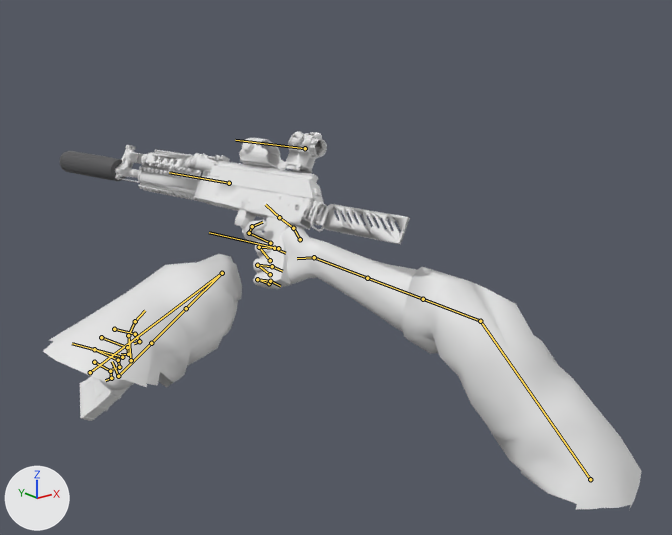
The glTF model client/public/models/viewmodel_rifle.glb as it was, and as the next commit left it.
Both versions are drawn from a 50 mm camera at (-0.894, -1.179, 0.387) aimed at (0.004, -0.056, -0.062). Lighting does not change. The marker at lower left points along +X, +Y and +Z. The older version comes first. Both versions are drawn at frame 14 of the action 'rifle_reload'; the numbers are the values there. The bones that change, and the others that lie on the model, are drawn over the model as lines.

In view in the first picture: 'vm_rifle'.
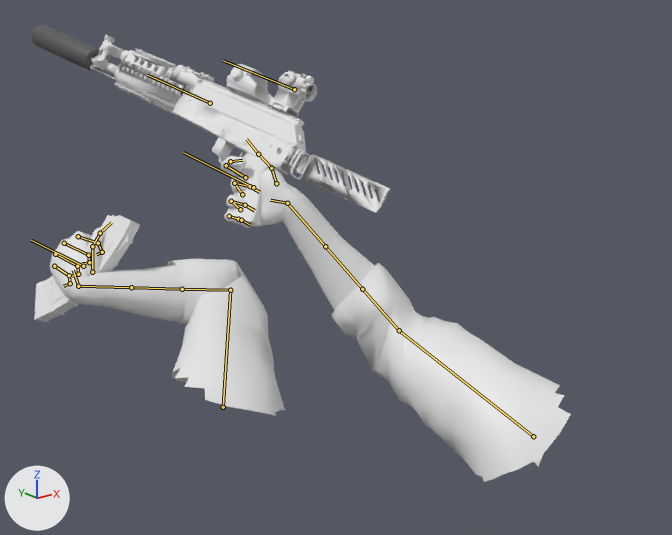
The edits, one by one:
Bone 'UpperArm.L' (bone_upperarm_l) moves from (1.401, 0.95, 0.019) to (1.291, 1.182, -0.001).
Bone 'UpperArm.L' (bone_upperarm_l) turns from (-13, 9, 70) to (-60, 31, 52) degrees about its own x, y and z.
Bone 'LowerArm.L' (bone_lowerarm_l) turns from (-100, -57, -56) to (-55, 62, 100) degrees about its own x, y and z.
Bone 'ForeTwist1.L' (bone_foretwist1_l) turns from (0, 69, 0) to (0, -12, 0) degrees about its own x, y and z.
Bone 'ForeTwist2.L' (bone_foretwist2_l) turns from (0, 129, 0) to (0, -22, 0) degrees about its own x, y and z.
Bone 'Wrist.L' (bone_wrist_l) turns from (-122, -13, -118) to (51, -32, -108) degrees about its own x, y and z.
Bone 'UpperArm.R' (bone_upperarm_r) moves from (-1.276, 1.246, 0.471) to (-1.203, 1.227, 0.403).
Bone 'UpperArm.R' (bone_upperarm_r) turns from (-59, -48, -76) to (-98, -20, -18) degrees about its own x, y and z.
Bone 'LowerArm.R' (bone_lowerarm_r) turns from (-47, 13, -5) to (13, 21, -48) degrees about its own x, y and z.
Bone 'Wrist.R' (bone_wrist_r) turns from (42, 150, 34) to (-129, 7, -130) degrees about its own x, y and z.
Bone 'weapon' (bone_weapon) moves from (-0.09, -0.03, -0.02) to (-0.1, 0.02, 0.07).
Bone 'weapon' (bone_weapon) turns from (-2, 32, 7) to (14, 31, 17) degrees about its own x, y and z.
Bone 'mag' (bone_mag) moves from (0.024, 0.107, -0.223) to (0.034, 0.095, -0.231).
Bone 'mag' (bone_mag) turns from (-4, -2, -3) to (-6, -2, -4) degrees about its own x, y and z.

Boxes (x1, y1, x2, y2) around the edits, measured in the pictures (672 x 535 px):
'vm_rifle', posed (10% narrower, 21% taller)
    before: (43, 131, 642, 510)
    after: (31, 25, 571, 482)
bone 'UpperArm.L', root to tip
    before: (90, 372) to (222, 273)
    after: (223, 407) to (230, 290)
bone 'LowerArm.L', root to tip
    before: (222, 273) to (186, 308)
    after: (230, 290) to (182, 289)
bone 'ForeTwist1.L', root to tip
    before: (186, 308) to (151, 343)
    after: (182, 289) to (131, 287)
bone 'ForeTwist2.L', root to tip
    before: (151, 343) to (118, 376)
    after: (131, 287) to (78, 286)
bone 'Wrist.L', root to tip
    before: (118, 376) to (112, 361)
    after: (78, 286) to (73, 270)
bone 'UpperArm.R', root to tip
    before: (590, 479) to (480, 321)
    after: (533, 436) to (399, 330)
bone 'LowerArm.R', root to tip
    before: (480, 321) to (423, 299)
    after: (399, 330) to (362, 289)
bone 'Wrist.R', root to tip
    before: (314, 257) to (297, 258)
    after: (287, 203) to (270, 200)
bone 'weapon', root to tip
    before: (278, 248) to (209, 232)
    after: (253, 187) to (183, 152)
bone 'mag', root to tip
    before: (122, 357) to (72, 343)
    after: (83, 266) to (31, 240)
